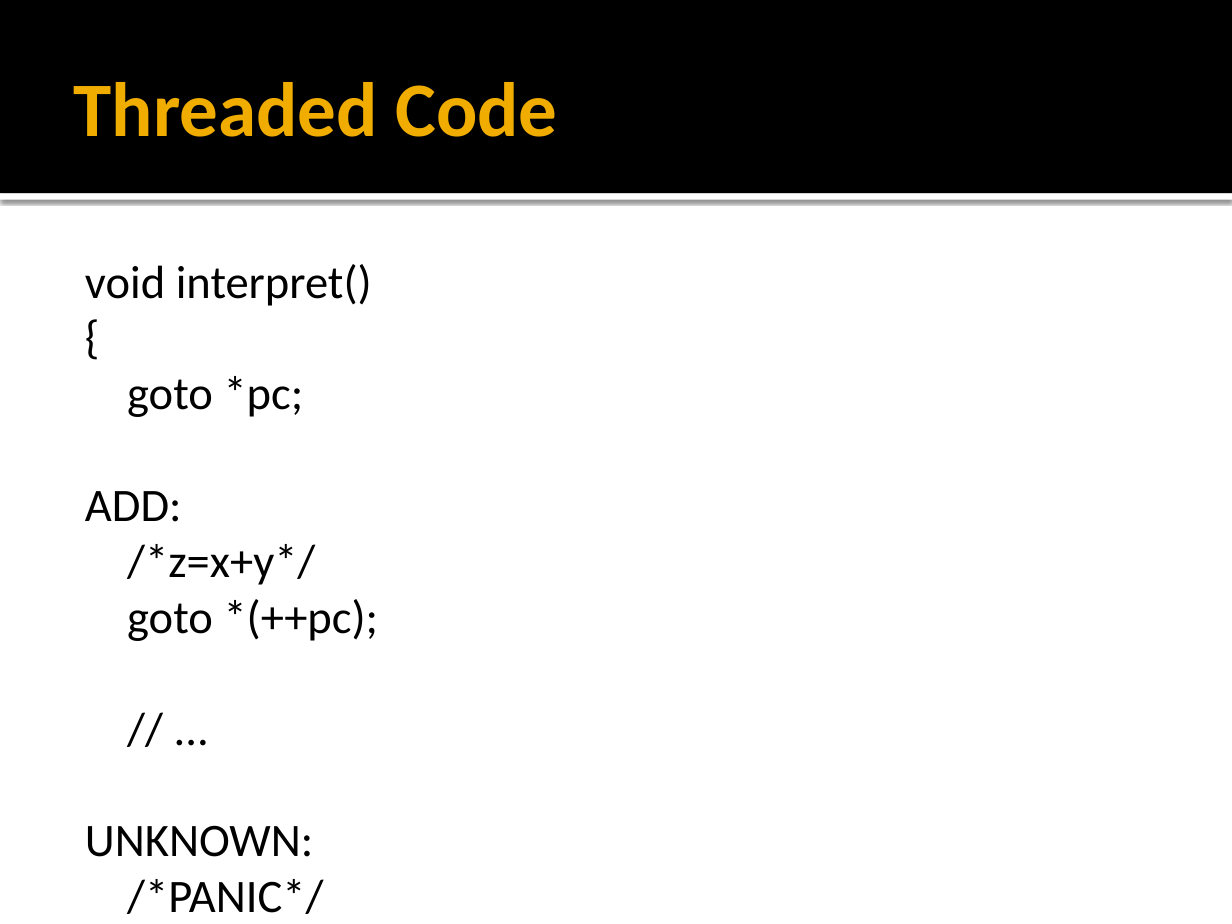
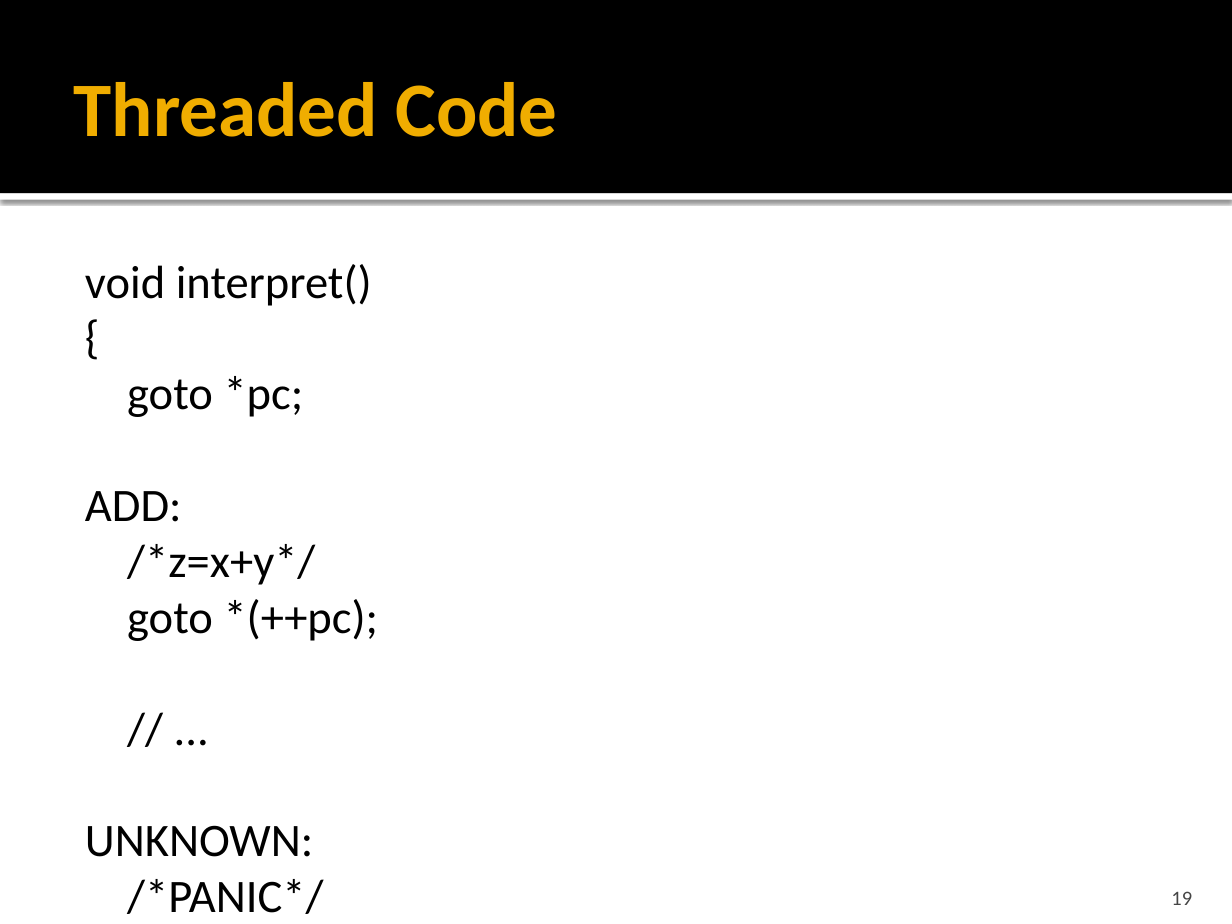
Before and after one commit to faouellet/CHIP-16, a slide deck: slide 19 of docs/IFT 749/Présentation.pptx. Drawn at 1232x924 pixels with LibreOffice and Linux fonts; fonts in the diff are those of the drawing. Boxes give left, top, right and bottom in pixels: in the first picture for what was removed or moved away, otherwise in the second. Text is boxed around its words. In the diff, an @@ line names an element or a change of style, - is before the commit and + after.

```diff
--- a/docs/IFT 749/Présentation.pptx
+++ b/docs/IFT 749/Présentation.pptx
@@ page number added at bbox=[1171, 891, 1192, 905], 12 pt, text #454545 @@
+19
```
Also in this commit, not shown: 32 other slides changed, 3 slides added.
